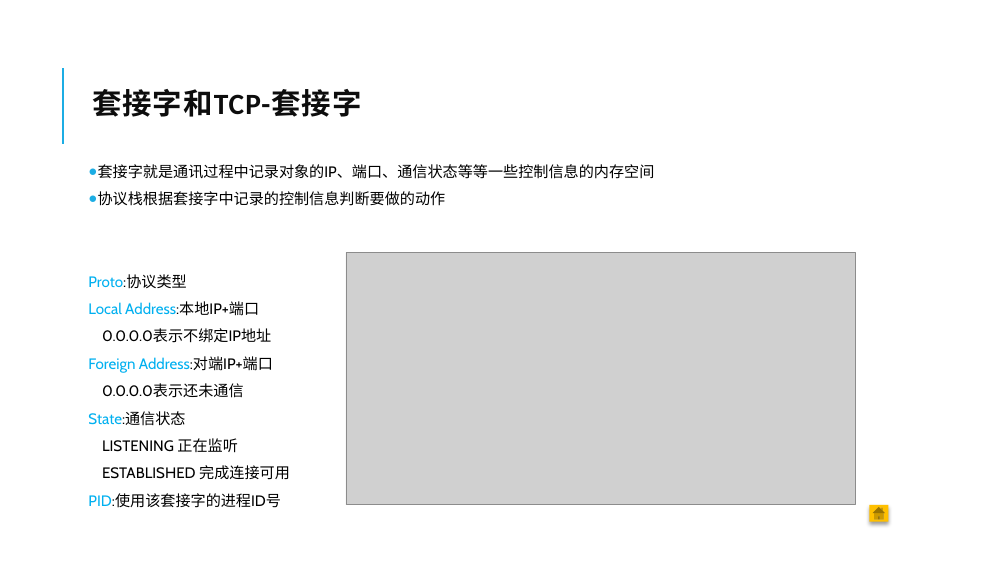
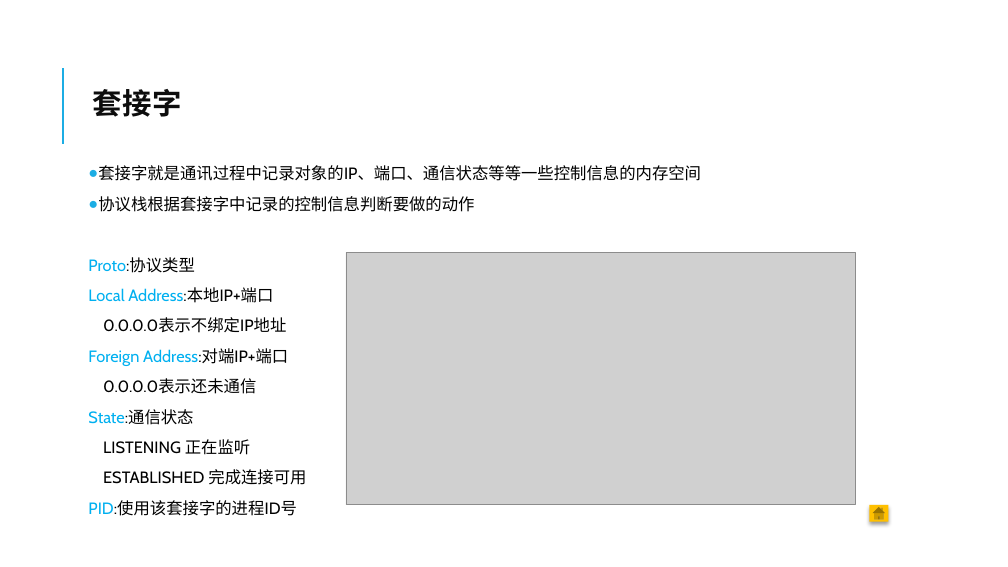
Before and after one commit to sleepingWhiteFish/CAGST, a slide deck: slide 25 of 网络是怎样连接的.pptx. Drawn at 1008x567 pixels with LibreOffice and Linux fonts; fonts in the diff are those of the drawing; grey boxes stand for pictures. Boxes give left, top, right and bottom in pixels: in the first picture for what was removed or moved away, otherwise in the second. Text is boxed around its words. In the diff, an @@ line names an element or a change of style, - is before the commit and + after.

```diff
--- a/网络是怎样连接的.pptx
+++ b/网络是怎样连接的.pptx
@@ title at [92,89,182,117]: text changed @@
-套接字和TCP-套接字
+套接字
@@ text "套接字就是通讯过程中记录对象的IP、端口、通信状态等等一些控制信息的内存空间" at [88,165,701,516]: size 14.4 to 15.6 pt; line spacing 0.7 to 0.8 @@
```
Also in this commit, not shown: 10 other slides changed, 17 slides added, 22 slides removed.
